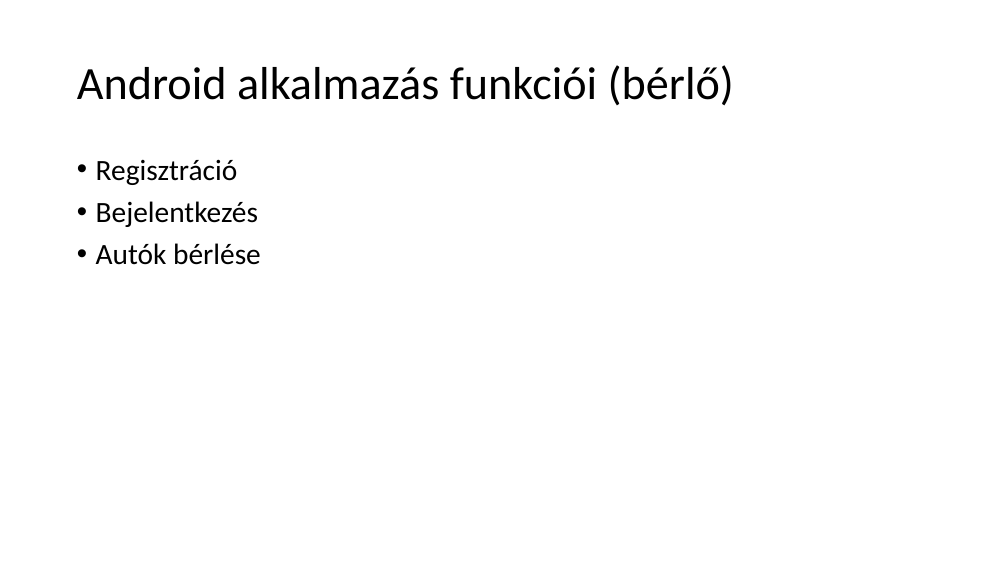
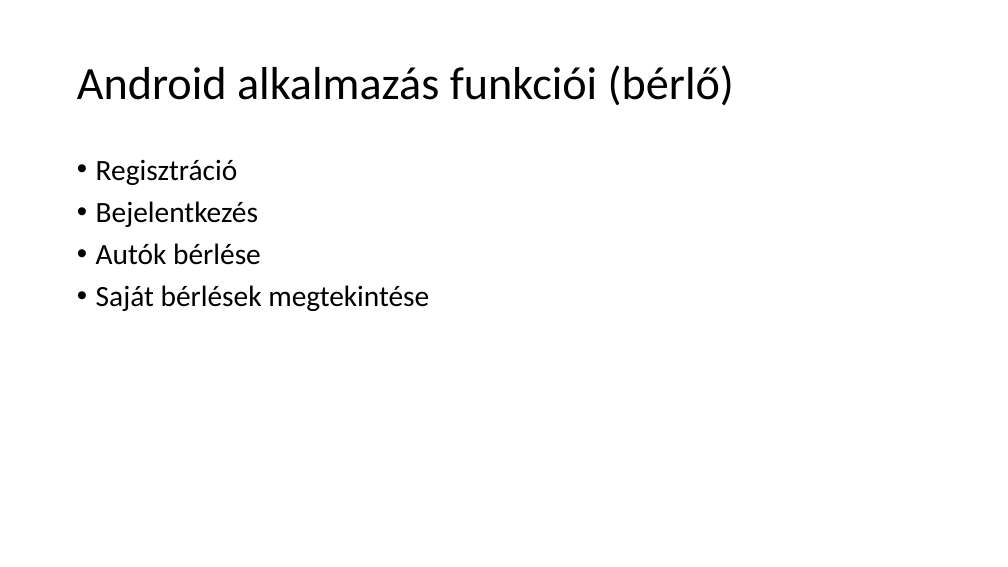
Before and after one commit to KantorKrisztian/Rentaruro_projekt, a slide deck: slide 15 of Rentaruro.pptx. Drawn at 1008x567 pixels with LibreOffice and Linux fonts; fonts in the diff are those of the drawing. Boxes give left, top, right and bottom in pixels: in the first picture for what was removed or moved away, otherwise in the second. Text is boxed around its words. In the diff, an @@ line names an element or a change of style, - is before the commit and + after.

```diff
--- a/Rentaruro.pptx
+++ b/Rentaruro.pptx
@@ text at (96,285,429,311): paragraph added @@
+• Saját bérlések megtekintése
```
Also in this commit, not shown: 2 other slides changed, 1 slide added.
